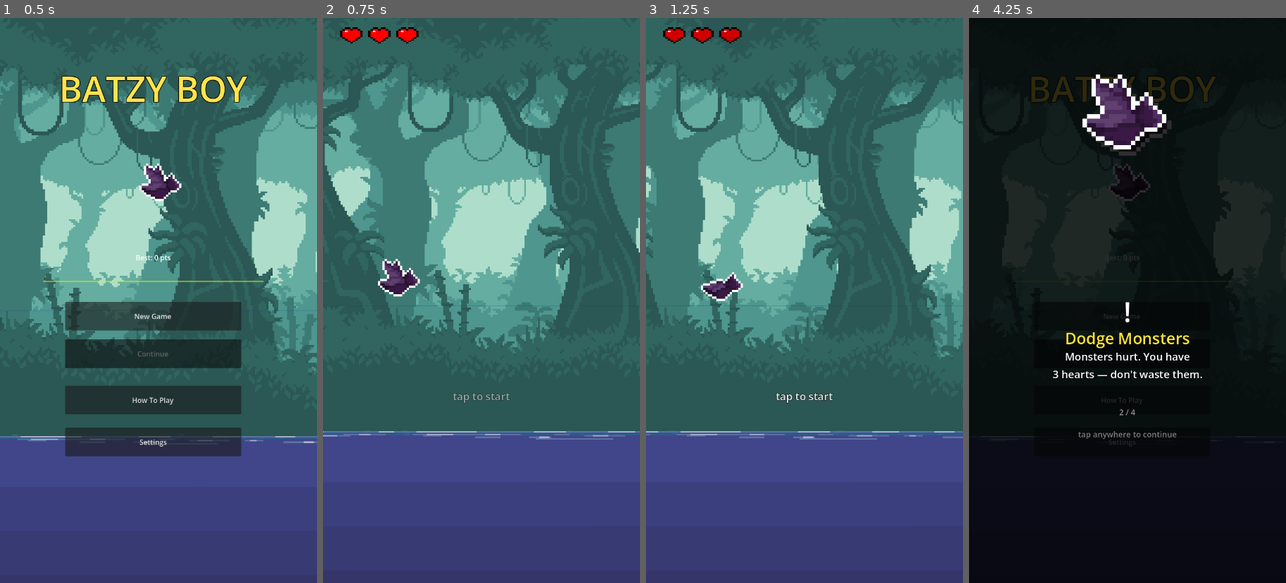
Above: before the commit, frames 1-4 (left to right).
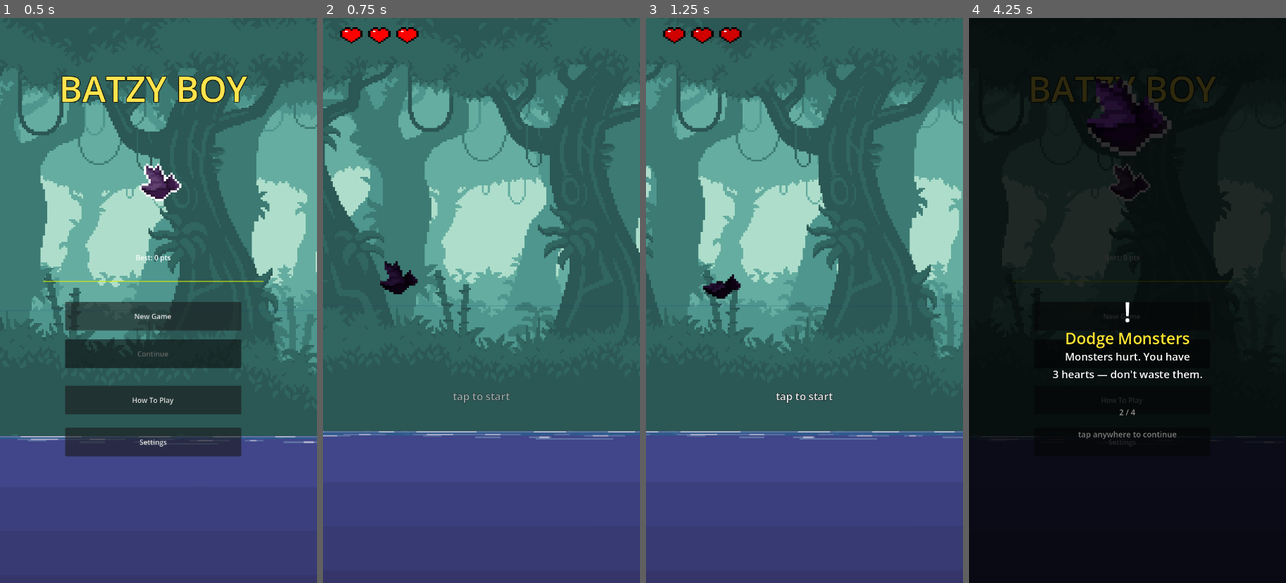
Above: after the commit, the same moments.

Repository: Kahlaylae/PlayParty
Game: Godot game, scene res://scenes/menu.tscn
Same seed, same stepped clock (60 frames per second), same inputs: the game is played once before the commit and once after it.
Inputs (mouse positions are in pixels of both pictures, inside the frame that each line leads up to):
- Up to frame 1 (0.5 s): no input
- Up to frame 2 (0.75 s): click "New Game" at 0.5 s
- Up to frame 3 (1.25 s): no input
- Up to frame 4 (4.25 s): tap Enter at 1.25 s; move the mouse to (1197, 272) at 1.27 s; tap Space every 0.75 s from 1.35 to 3.6 s; click (1197, 272) at 1.42 s; click (1197, 272) at 1.52 s; click (1197, 272) at 1.82 s; move the mouse to (1064, 328) at 2.02 s; click (1064, 328) at 2.17 s; click (1064, 328) at 2.27 s; click (1064, 328) at 2.57 s; move the mouse to (1159, 176) at 2.77 s; click (1159, 176) at 2.92 s; move the mouse to (1111, 413) at 3.52 s; click (1111, 413) at 3.67 s; click (1111, 413) at 3.77 s; click (1111, 413) at 4.07 s

Frame 1 is identical in both runs. In frame 2, 0.5% of the frame differs, in the area x 17-31%, y 42-50%; in frame 3, 0.4%; in frame 4, 2.1%, in the area x 35-63%, y 10-24%.

Commit message:
Batzy Boy: fix outline shader to respect modulate for hit blink

Diff:
--- a/batzyboy/batzyboy/script/mainPlayer.gd
+++ b/batzyboy/batzyboy/script/mainPlayer.gd
@@ -60,7 +60,7 @@
     n += texture(TEXTURE, UV + vec2(0.0,  p.y)).a;
     n += texture(TEXTURE, UV + vec2(0.0, -p.y)).a;
     float outline = min(n, 1.0) * (1.0 - col.a);
-    COLOR = mix(col, vec4(1.0, 1.0, 1.0, 1.0), outline);
+    COLOR = mix(col, vec4(1.0, 1.0, 1.0, 1.0), outline) * COLOR;
 }
 """
 	var outline_mat := ShaderMaterial.new()
